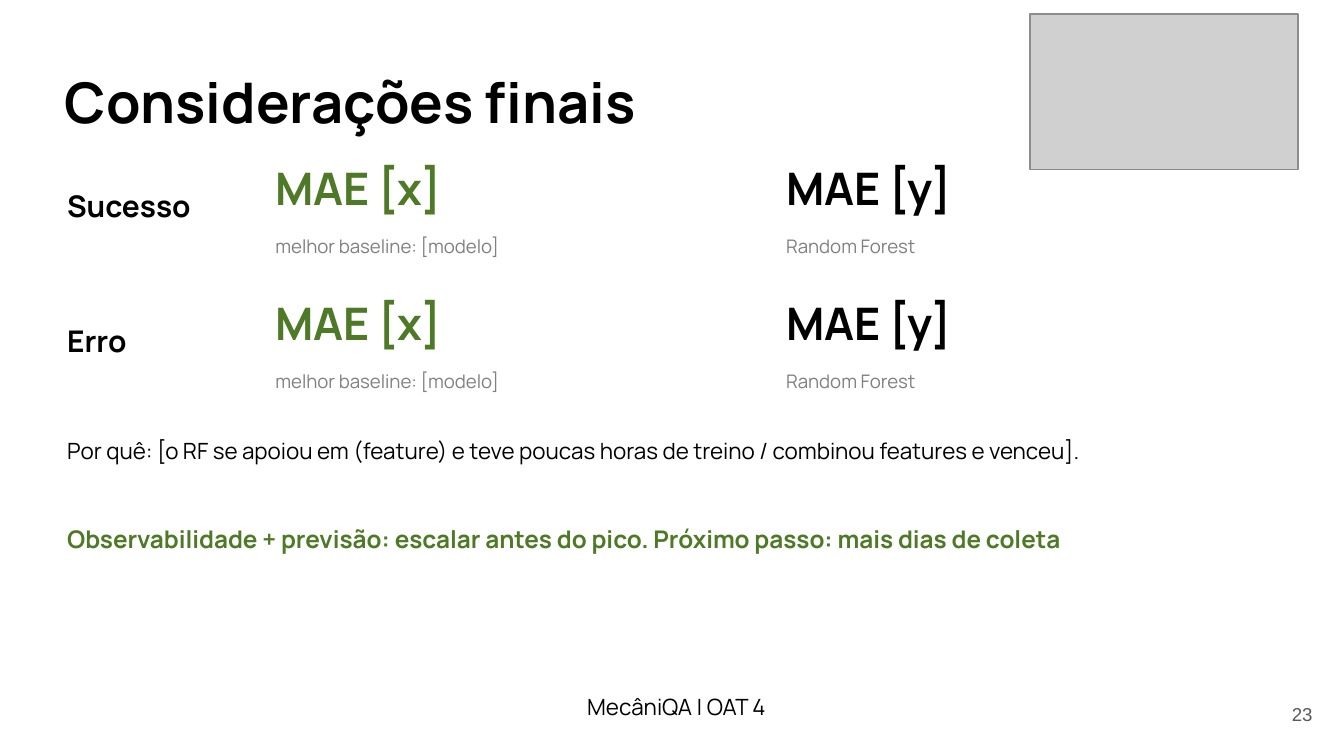
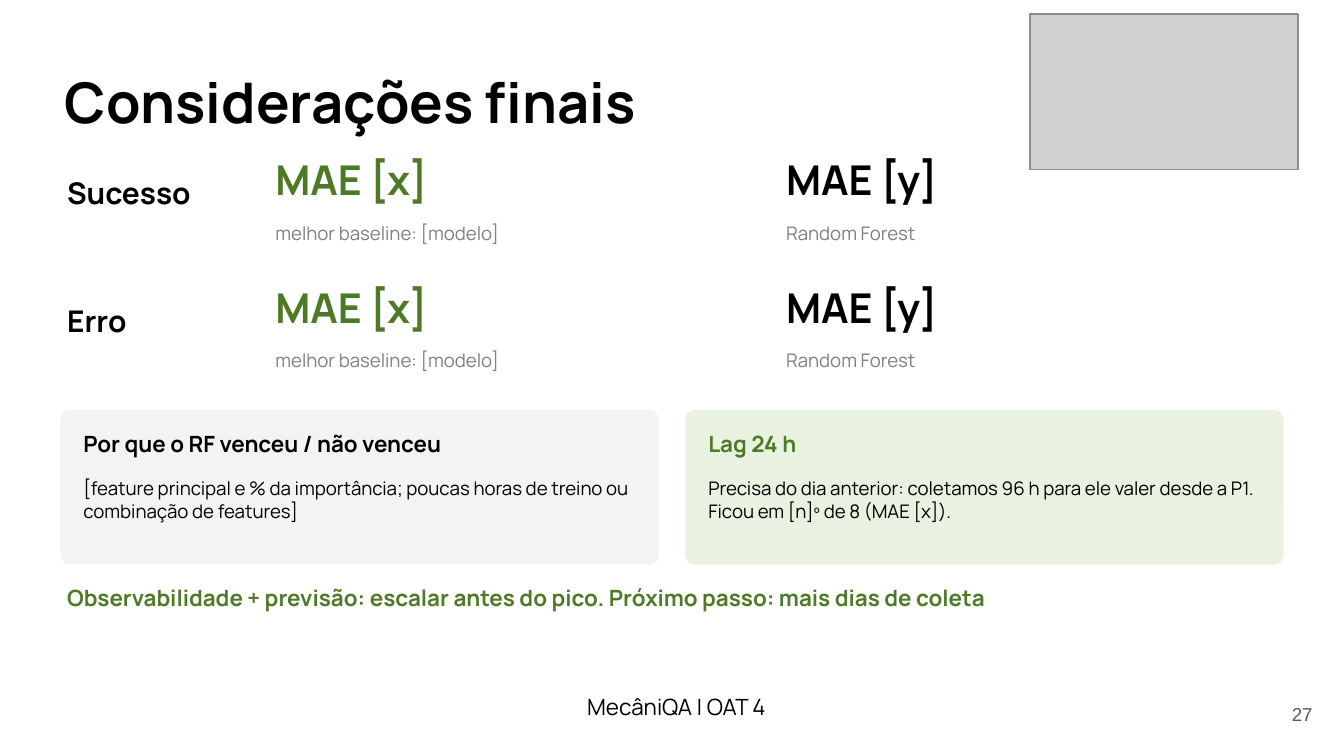
Before and after one commit to LenilsonSoares/mecaniQA-nuvem-macapa, a slide deck: slide 27 of oat4/apresentacao/mecaniQA_oat4_macapa.pptx (slide 23 before the commit). Drawn at 1344x756 pixels with LibreOffice and Linux fonts; fonts in the diff are those of the drawing; grey boxes stand for pictures. Boxes give left, top, right and bottom in pixels: in the first picture for what was removed or moved away, otherwise in the second. Text is boxed around its words. In the diff, an @@ line names an element or a change of style, - is before the commit and + after.

Commit message:
OAT 4: um gráfico por slide também no modelo e nas features; considerações sobre o lag 24 h na conclusão

```diff
--- a/oat4/apresentacao/mecaniQA_oat4_macapa.pptx
+++ b/oat4/apresentacao/mecaniQA_oat4_macapa.pptx
@@ 3 texts: place and size @@
-3 texts at [67, 195, 916, 257]
+3 texts at [67, 182, 916, 244]
@@ text "MAE [x]": place and size @@
-text "MAE [x]" at [275, 299, 442, 350]
+text "MAE [x]" at [275, 286, 427, 332]
@@ size 24 to 22 pt in 4 elements at [275, 158, 427, 204], [786, 158, 938, 205], [275, 286, 427, 332], [786, 286, 938, 333] @@
@@ text "MAE [y]": place and size @@
-text "MAE [y]" at [786, 299, 952, 351]
+text "MAE [y]" at [786, 286, 938, 333]
@@ 3 texts: place and size @@
-3 texts at [67, 330, 916, 392]
+3 texts at [67, 310, 916, 371]
@@ rounded rectangle added at [60, 410, 659, 564], fill #F3F3F3 @@
@@ rounded rectangle added at [685, 410, 1284, 564], fill #E9F1E1 @@
@@ text removed at [67, 439, 1079, 465] @@
-Por quê: [o RF se apoiou em (feature) e teve poucas horas de treino / combinou features e venceu].
@@ text added at [83, 434, 441, 458], 12 pt, text #000000, bold @@
+Por que o RF venceu / não venceu
@@ text added at [708, 435, 796, 458], 12 pt, text #4E7A27, bold @@
+Lag 24 h
@@ text added at [83, 478, 628, 523], 10 pt, text #000000 @@
+[feature principal e % da importância; poucas horas de treino ou combinação de features]
@@ text added at [708, 481, 1254, 522], 10 pt, text #000000 @@
+Precisa do dia anterior: coletamos 96 h para ele valer desde a P1. Ficou em [n]º de 8 (MAE [x]).
@@ text "Observabilidade + previsão: escalar antes ...": place and size @@
-text "Observabilidade + previsão: escalar antes ..." at [67, 528, 1060, 554]
+text "Observabilidade + previsão: escalar antes ..." at [67, 588, 985, 612]
@@ text "Observabilidade + previsão: escalar antes ..." at [67, 588, 985, 612]: size 13 to 12 pt @@
@@ page number at [1292, 708, 1313, 721]: text changed @@
-23
+27
```
Also in this commit, not shown: 5 other slides changed, 4 slides added, 2 other files.
